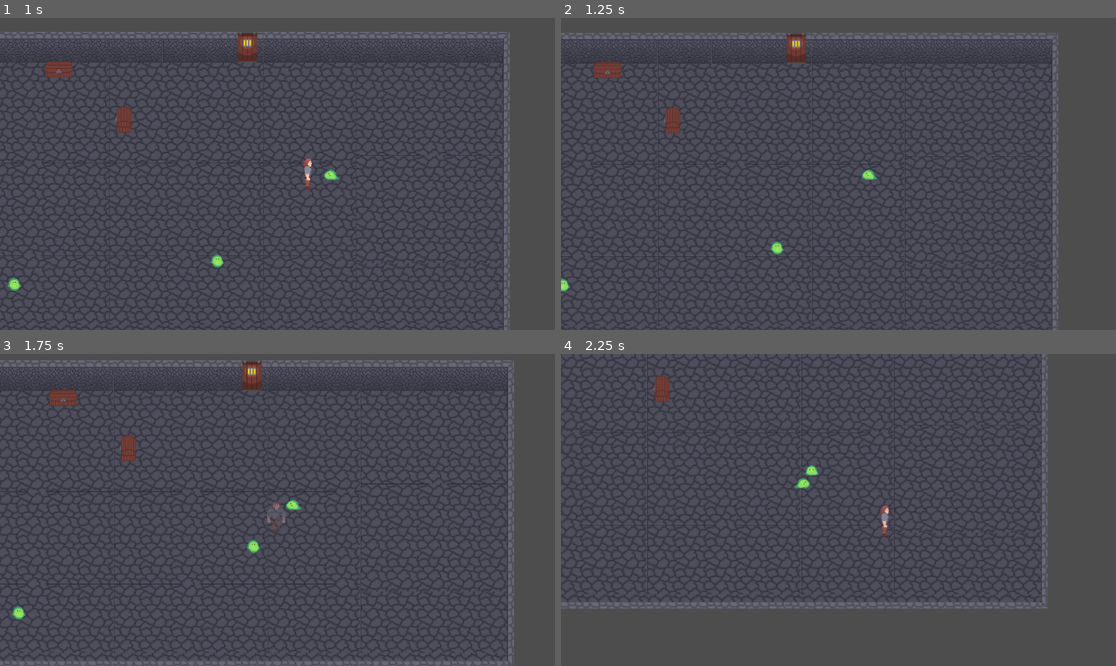
Above: before the commit, frames 1-4 (two rows, left to right).
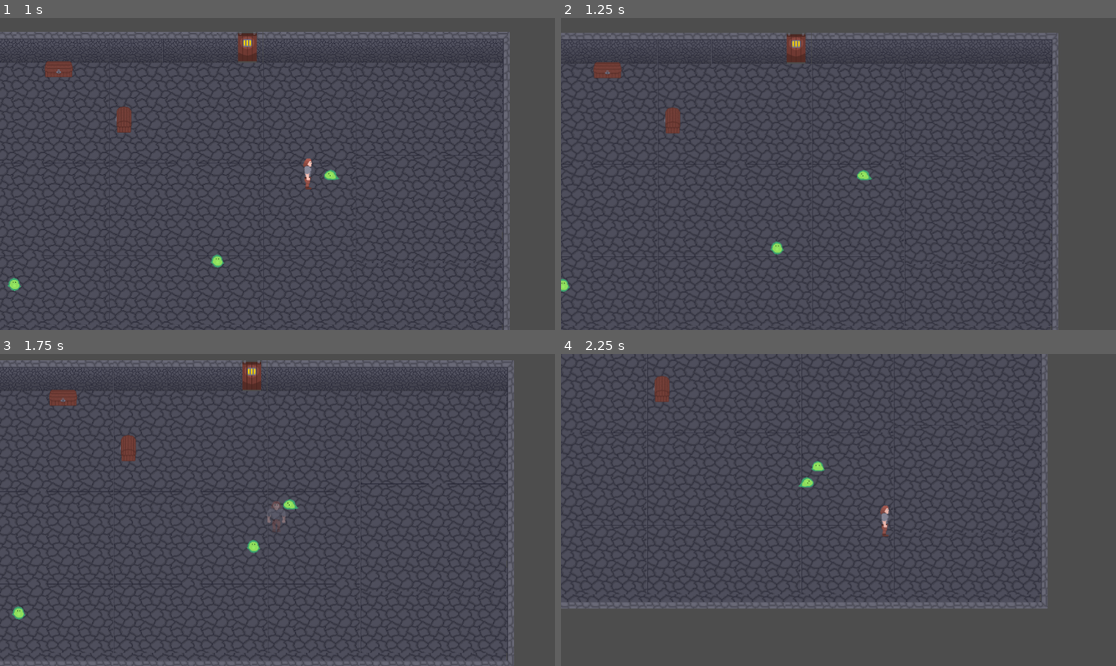
Above: after the commit, the same moments.

Repository: EsderJ10/proyecto-lqs
Game: Godot game, scene res://Scenes/test_room.tscn
Same seed, same stepped clock (60 frames per second), same inputs: the game is played once before the commit and once after it.
Inputs (mouse positions are in pixels of both pictures, inside the frame that each line leads up to):
- Up to frame 1 (1 s): move the mouse to (399, 158) at 0.52 s; hold Right (move_right) from 0.53 s (still down); tap E (interact) at 0.6 s
- Up to frame 2 (1.25 s): keep holding Right (move_right)
- Up to frame 3 (1.75 s): move the mouse to (166, 525) at 1.27 s; release Right (move_right) at 1.28 s; hold Down (move_down) from 1.28 s (still down); click (166, 525) at 1.35 s
- Up to frame 4 (2.25 s): move the mouse to (894, 441) at 2.02 s; release Down (move_down) at 2.03 s; hold Right (move_right) from 2.03 s (still down); tap Space (player_dash) at 2.1 s

Frame 1 is identical in both runs. In frame 2, less than 0.1% of the frame differs, in the area x 53-57%, y 48-53%; in frame 3, less than 0.1%; in frame 4, 0.2%, in the area x 42-48%, y 34-44%.

Commit message:
Fixed collision between player and enemy #32

Diff:
--- a/Scripts/Enemies/enemy.gd
+++ b/Scripts/Enemies/enemy.gd
@@ -86,11 +86,13 @@
 			velocity = velocity.lerp(Vector2.ZERO, 0.1)
 		EnemyState.CHASING:
 			if player:
-				# Cache player information
 				update_player_data()
-
-				# Process chase behavior
 				chase_player(delta)
+
+				# Add separation force when too close
+				if player_distance < 40.0:
+					var separation = (global_position - player.global_position).normalized() * 25.0
+					velocity += separation
 
 				# Try to attack if close enough and can attack
 				if can_attack and player_distance <= attack_range:
@@ -98,8 +100,14 @@
 			else:
 				transition_to_state(EnemyState.IDLE)
 		EnemyState.IDLE:
-			# Slow down if not chasing
+		# Slow down if not chasing
 			velocity = velocity.lerp(Vector2.ZERO, 0.2)
+
+# Handle collision with better separation
+	var collision = move_and_collide(velocity * delta, true)
+	if collision and collision.get_collider() is Player:
+		global_position += collision.get_normal() * collision.get_depth()
+		velocity = velocity.bounce(collision.get_normal()) * 0.6
 
 	move_and_slide()
 	update_animation()
@@ -119,6 +127,11 @@
 	# Use cached direction
 	target_velocity = direction_to_player * speed
 
+	# Add repulsion vector when very close to player
+	if player_distance < 30.0:  # Minimum desired distance
+		# Add force away from player
+		target_velocity = target_velocity.lerp(-direction_to_player * speed, 0.5)
+
 	# Improved smoothing with delta
 	velocity = velocity.lerp(target_velocity, delta * follow_smoothing)
 
